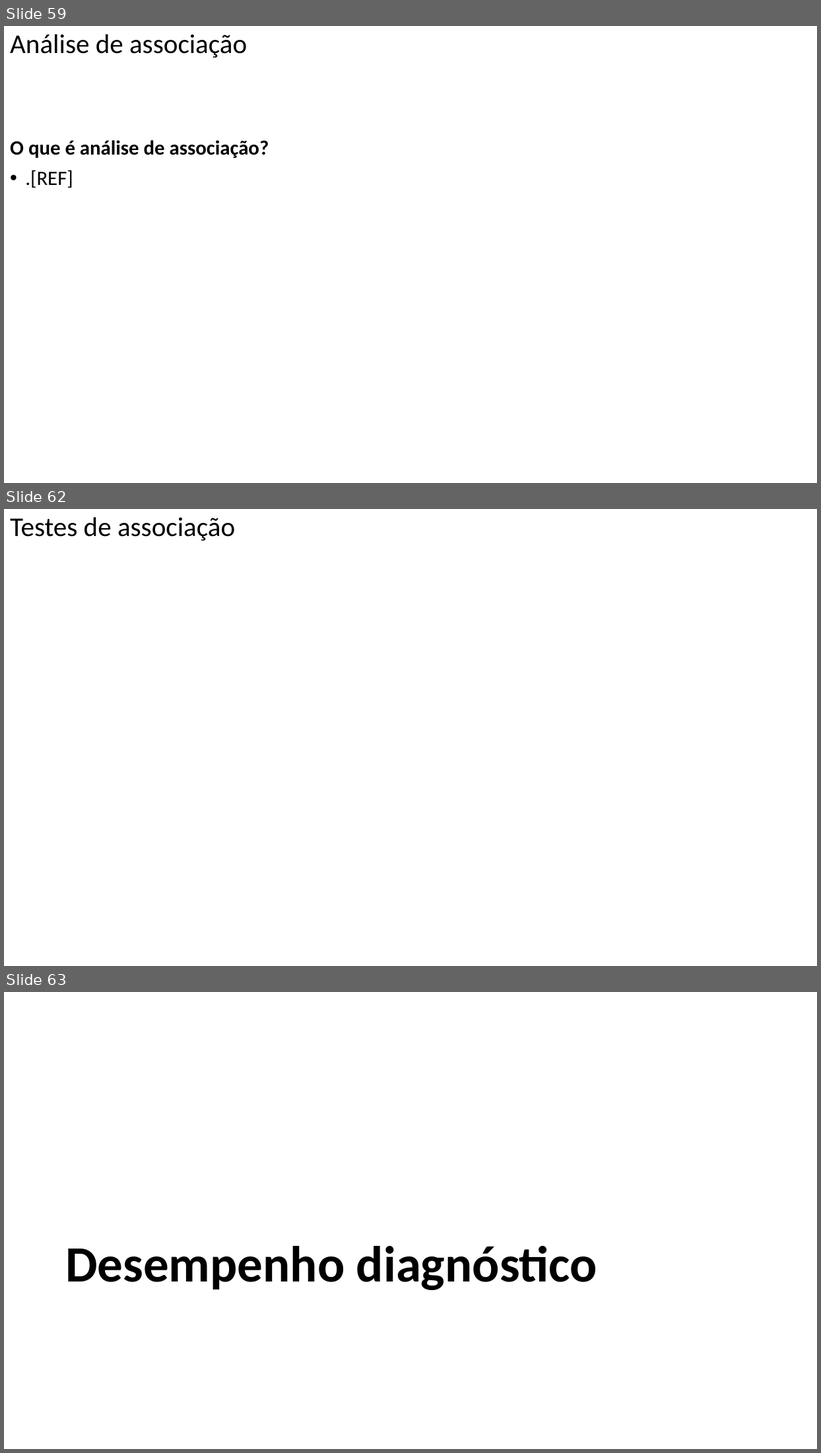
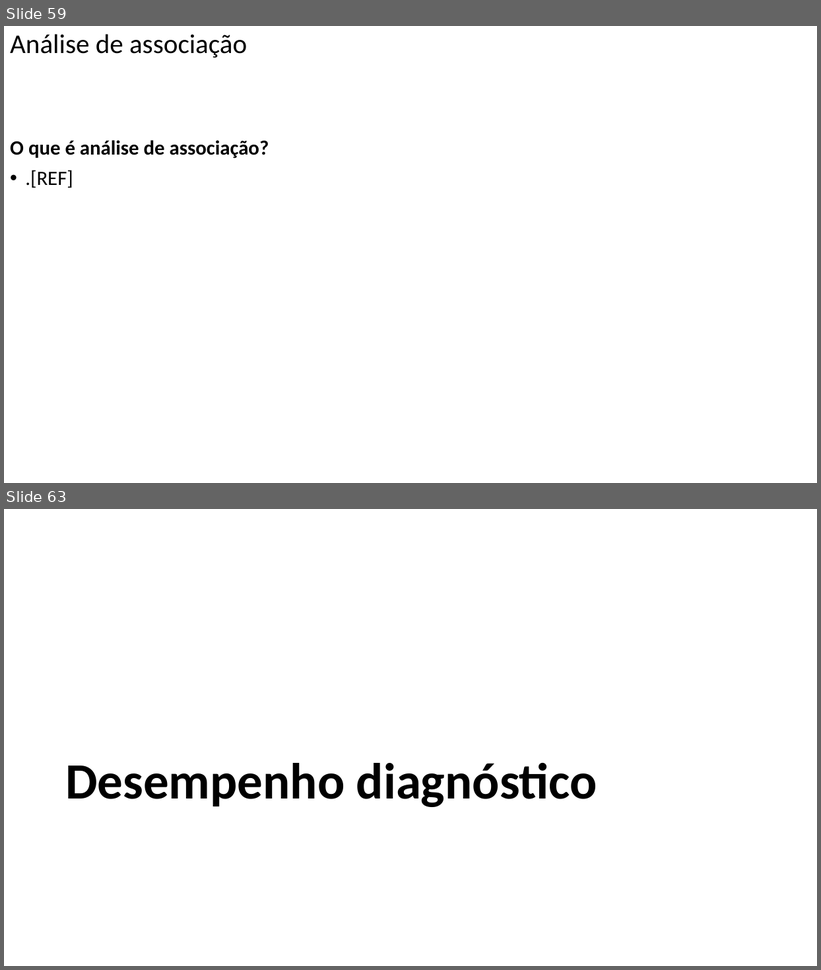
Before and after one commit to FerreiraAS/Ciencia-com-R, a slide deck: Ciência-com-R.pptx. Shown one above the other, each under a label of ours: slides 59, 62 and 63 before the commit, slides 59 and 63 after it; the slides between them are not shown. The pictures are 821x1453 and 821x970 pixels, drawn with LibreOffice and Linux fonts; fonts in the diff are those of the drawing. Boxes give left, top, right and bottom in pixels: in the first picture for what was removed or moved away, otherwise in the second. Text is boxed around its words. In the diff, an @@ line names an element or a change of style, - is before the commit and + after.

```diff
--- a/Ciência-com-R.pptx
+++ b/Ciência-com-R.pptx
@@ slide 62 removed at <box>4,509,817,966</box>, background #FFFFFF @@
@@ title removed at <box>10,517,235,541</box> @@
-Testes de associação
```
Also in this commit, not shown: 3 slides changed, 1 slide added, 44 other files.
